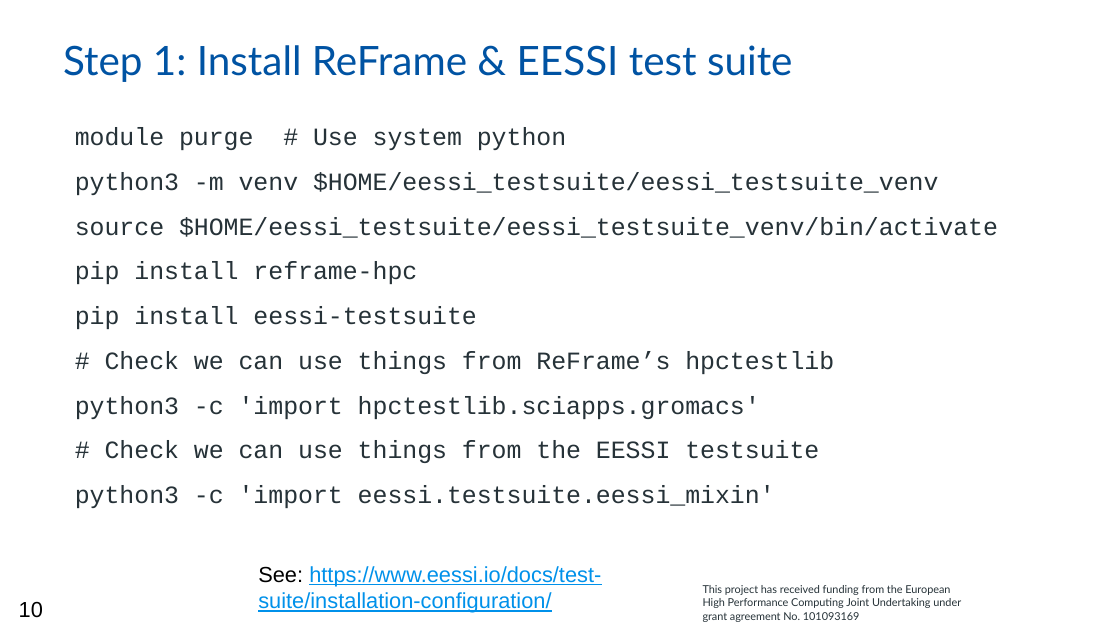
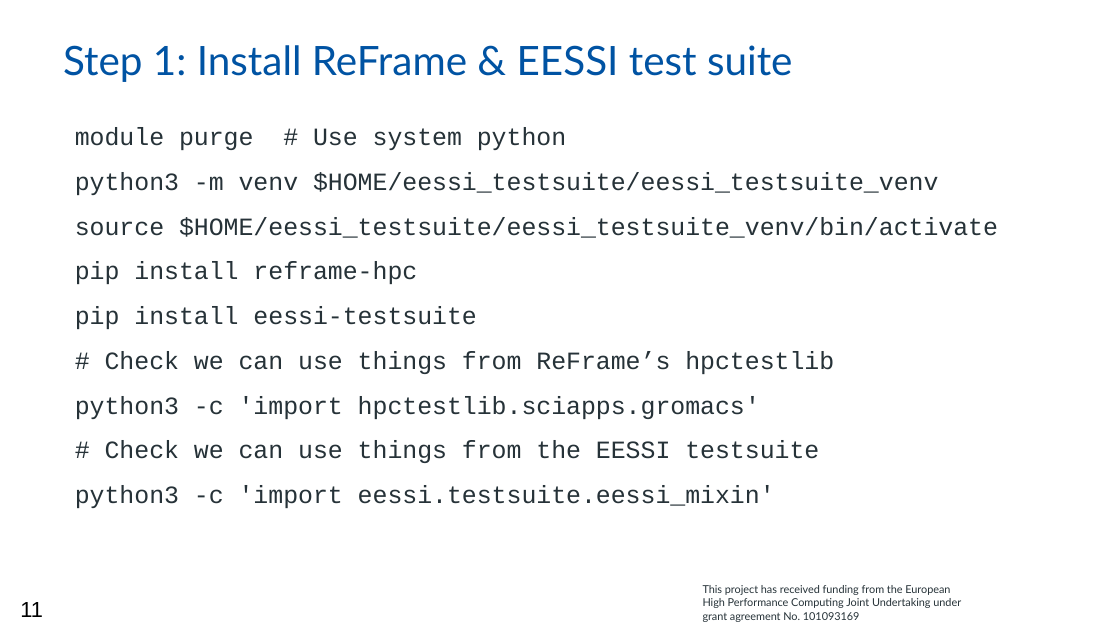
Before and after one commit to casparvl/EUM25, a slide deck: slide 11 of 2025-03 - EESSI test suite at EUM25.pptx (slide 10 before the commit). Drawn at 1120x630 pixels with LibreOffice and Linux fonts; fonts in the diff are those of the drawing; background and template pictures are left out. Boxes give left, top, right and bottom in pixels: in the first picture for what was removed or moved away, otherwise in the second. Text is boxed around its words. In the diff, an @@ line names an element or a change of style, - is before the commit and + after.

```diff
--- a/2025-03 - EESSI test suite at EUM25.pptx
+++ b/2025-03 - EESSI test suite at EUM25.pptx
@@ text removed at (258,566,601,613) @@
-See: https://www.eessi.io/docs/test-suite/installation-configuration/
@@ page number at (20,602,43,617): text changed @@
-10
+11
```
Also in this commit, not shown: 6 other slides changed, 1 other file.
